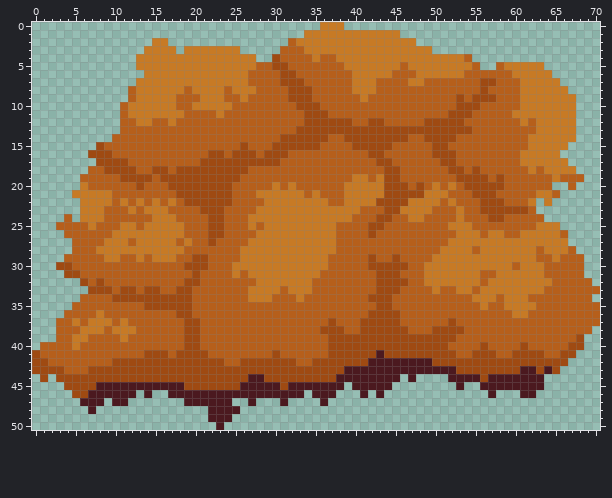
Pixel-art file, stored at Assets/Sprites/Props/tree-autumn-leaves-3.ase. The picture above is the old version.
71x51 pixels, 1 frame.
After:
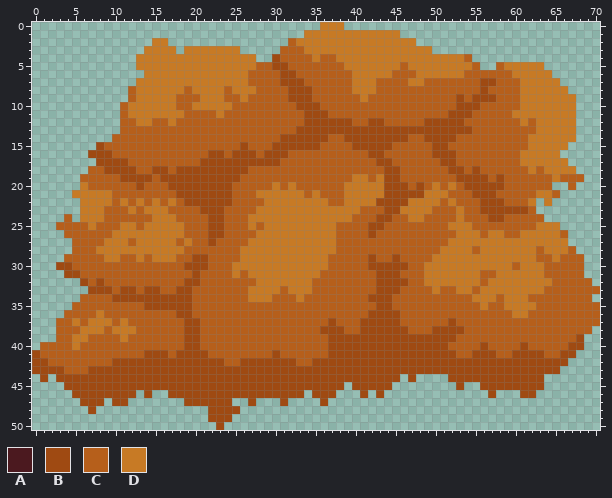
Palette (. is transparent): A #4b191f  B #9f4a12  C #b65f1b  D #c77a25
Diff:
@@ x 0..70 @@
 40 .CCCCDCCCCCCCCCCCCCBBCCCCCCCCCCCCCCCCBBBBBBBBBBBBBBBCCCCBCCCCBCCCCCBB..
-41 BCCCCCCCCCCCCCBBBCBBBBCCCCCCCCBCCCCCCBBBBBBABBBBBBBBBCCBBBCCBBBBCCBB...
-42 BBCCCCCCCCBBBBBBBBBBBBBBCCBBBBBBBCCBBBBBBBAAAAAAAABBBBBBBBBBBBBBBBB....
-43 BBBBCCCBBBBBBBBBBBBBBBBBBBBBBBBBBBBBBBBAAAAAAAAAAAAAABBBBBBBBAABAB.....
-44 .B.BBBBBBBBBBBBBBBBBBBBBBBBAABBBBBBBBBAAAAAAAA.A....AAAABAAAAAAA.......
-45 ....BBBBAAAAAAAAAAABBBBBBBAAAAABAAAAAAA.AAAAA........A..AAAAAAAA.......
-46 .....BBAAAAAA.A..AAAAAAAAAAAAAAAAA.AAA...A.A.............A...AA........
-47 ......AAA.AA.......AAAAAA..A...A....A..................................
-48 .......A..............AAAA.............................................
-49 ......................AAA..............................................
-50 .......................A...............................................
+41 BCCCCCCCCCCCCCBBBCBBBBCCCCCCCCBCCCCCCBBBBBBBBBBBBBBBBCCBBBCCBBBBCCBB...
+42 BBCCCCCCCCBBBBBBBBBBBBBBCCBBBBBBBCCBBBBBBBBBBBBBBBBBBBBBBBBBBBBBBBB....
+43 BBBBCCCBBBBBBBBBBBBBBBBBBBBBBBBBBBBBBBBBBBBBBBBBBBBBBBBBBBBBBBBBBB.....
+44 .B.BBBBBBBBBBBBBBBBBBBBBBBBBBBBBBBBBBBBBBBBBBB.B....BBBBBBBBBBBB.......
+45 ....BBBBBBBBBBBBBBBBBBBBBBBBBBBBBBBBBBB.BBBBB........B..BBBBBBBB.......
+46 .....BBBBBBBB.B..BBBBBBBBBBBBBBBBB.BBB...B.B.............B...BB........
+47 ......BBB.BB.......BBBBBB..B...B....B..................................
+48 .......B..............BBBB.............................................
+49 ......................BBB..............................................
+50 .......................B...............................................
Boxes around the changes in both pictures, in picture pixels (x1, y1, x2, y2):
changed: (80, 350, 552, 430)
